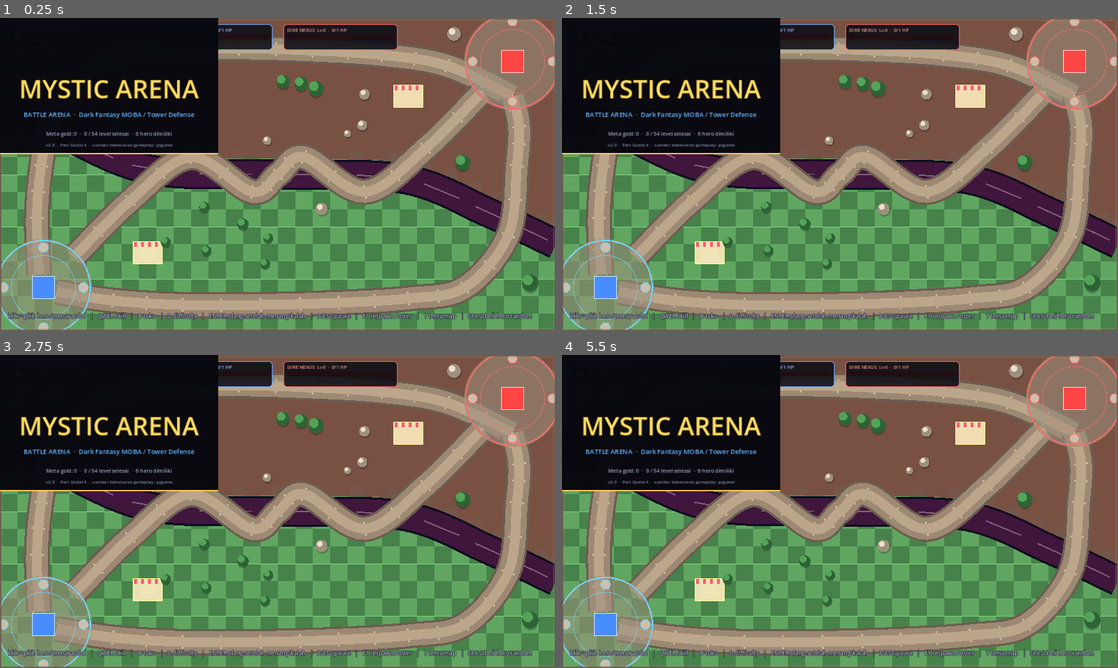
Above: before the commit, frames 1-4 (two rows, left to right).
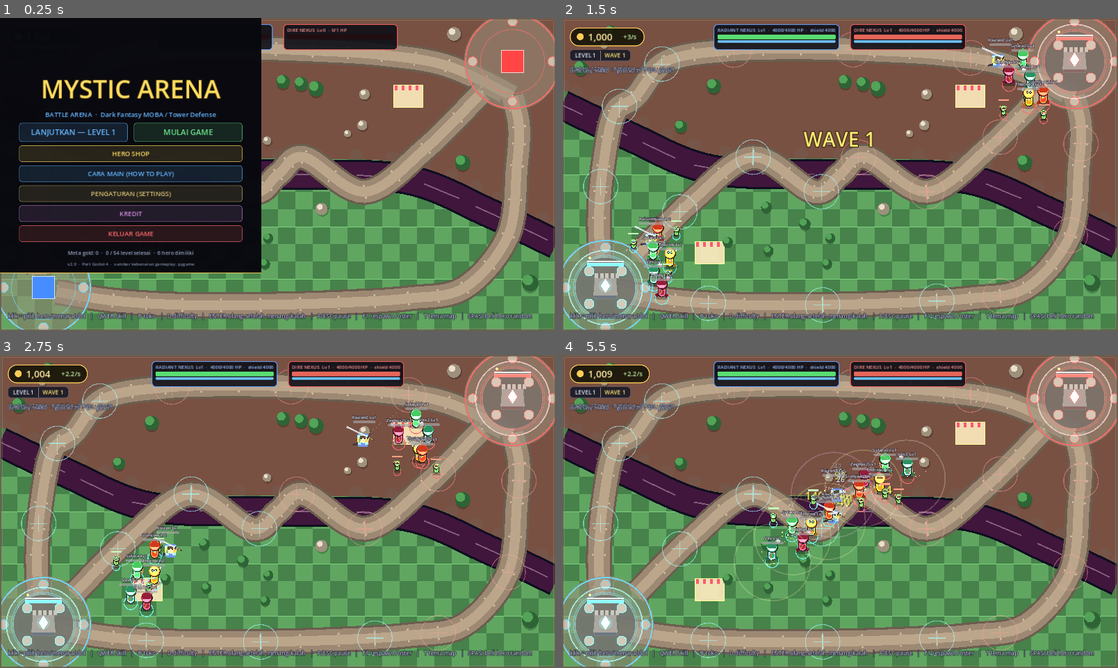
Above: after the commit, the same moments.

Repository: dharmawantoxi/mystic-arena
Game: Godot game, scene res://scenes/main.tscn
Two runs of this game, one before a commit and one after it. Both use one fixed random seed, a clock stepped at 60 frames per second and the inputs below.
Inputs (mouse positions are in pixels of both pictures, inside the frame that each line leads up to):
- Up to frame 1 (0.25 s): no input
- Up to frame 2 (1.5 s): click (634, 133) at 0.5 s, where only the run after the commit has a clickable "LANJUTKAN — LEVEL 1"; tap Enter (restart_match) at 1.25 s; move the mouse to (962, 158) at 1.27 s; hold D (cycle_difficulty) from 1.28 s (still down); click (962, 158) at 1.42 s
- Up to frame 3 (2.75 s): tap B (toggle_shop) at 1.52 s; release D (cycle_difficulty) at 2 s; drag from (166, 527) to (250, 574) at 2.02 s
- Up to frame 4 (5.5 s): move the mouse to (895, 442) at 2.77 s; tap F at 2.85 s; click (895, 442) at 2.92 s; drag from (812, 574) to (673, 464) at 3.52 s; move the mouse to (1006, 558) at 4.27 s; tap Keypad Enter at 4.35 s; click (1006, 558) at 4.42 s; tap B (toggle_shop) at 4.52 s; drag from (673, 464) to (756, 433) at 5.02 s

The runs differ from the first frame. In frame 1, 26% of the frame differs, in the area x 0-47%, y 0-82%; in frame 2, 24%; in frame 3, 23%; in frame 4, 24%.
Error before the commit: Parse Error: not all arguments converted during string formatting in operator %. (res://scripts/autoload/AudioManager.gd:65)

Commit message:
fix: GDScript parse errors - string formatting and None identifier
- AudioManager.gd: fix operator % precedence with string concatenation
  (push_warning had '" + "..." % var' which caused 'not all arguments converted')
- Main.gd: fix Python None -> GDScript null, and fix nested % formatting
  in ternary that could cause parse errors
- ShopPanel.gd: fix similar string concatenation + % patterns
- GameManager.gd: fix nested % in ternary for scaling text

Fixes: Parser Error not all arguments converted, Identifier None not declared,
       Failed to compile depended scripts, Nil play_sfx

Co-authored-by: arena-agent <297053741+arena-agent@users.noreply.github.com>

Diff:
--- a/godot/scenes/main/Main.gd
+++ b/godot/scenes/main/Main.gd
@@ -267,7 +267,7 @@
 		return
 	if active_boss != null:
 		if not is_instance_valid(active_boss) or bool(active_boss.get("is_dead")):
-			active_boss = None
+			active_boss = null
 		else:
 			return # satu boss aktif pada satu waktu, sama seperti pygame
 	if not pending_mini_bosses.is_empty():
@@ -278,8 +278,8 @@
 		if GameManager.enemy_scaling_enabled:
 			active_boss.apply_scaling(GameManager.enemy_hp_mult,
 				GameManager.enemy_damage_mult, GameManager.enemy_speed_mult)
-		print("[Main] MINI BOSS %s turun ke mid lane%s" % [boss_type,
-			" (scaling x%.2f)" % GameManager.enemy_hp_mult if GameManager.enemy_scaling_enabled else ""])
+		var scaling_txt: String = (" (scaling x%.2f)" % GameManager.enemy_hp_mult) if GameManager.enemy_scaling_enabled else ""
+		print("[Main] MINI BOSS %s turun ke mid lane%s" % [boss_type, scaling_txt])
 		return
 	if not true_boss_spawned and red_towers_destroyed >= TRUE_BOSS_TOWER_KILLS:
 		var lv: Dictionary = BossDB.get_level(GameManager.level_number)
--- a/godot/scenes/ui/ShopPanel.gd
+++ b/godot/scenes/ui/ShopPanel.gd
@@ -289,9 +289,7 @@
 			var ti: Dictionary = TowerDB.type_info(str(tt))
 			var b := _make_button("%s %s — %d g" % [
 					str(ti.get("icon", "")), str(ti.get("name", tt)), cost],
-				"%s\n%s\nCatatan: stat Lv1 semua jalur sama (Archer Lv1); "
-				% [str(ti.get("desc", "")), str(ti.get("special", ""))]
-				+ "kekuatannya baru muncul setelah upgrade ke Lv2.",
+				"%s\n%s\nCatatan: stat Lv1 semua jalur sama (Archer Lv1); kekuatannya baru muncul setelah upgrade ke Lv2." % [str(ti.get("desc", "")), str(ti.get("special", ""))],
 				_build_tower.bind(str(tt)), GameManager.gold >= cost)
 			b.custom_minimum_size = Vector2(320, 34)
 			grid.add_child(b)
@@ -474,9 +472,7 @@
 			_buy_hero.bind(htype), GameManager.gold >= cost)
 		b.custom_minimum_size = Vector2(320, 30)
 		grid.add_child(b)
-	_add_label("Hero lain (%d total di heroes.json) terbuka lewat progres level — "
-		% HeroDB.get_all_types().size()
-		+ "lihat SaveManager.unlocked_heroes.", COL_DIM, 11)
+	_add_label("Hero lain (%d total di heroes.json) terbuka lewat progres level — lihat SaveManager.unlocked_heroes." % HeroDB.get_all_types().size(), COL_DIM, 11)
 
 
 func _buy_hero(hero_type: String) -> void:
@@ -507,8 +503,7 @@
 	else:
 		_add_label("Nexus sudah level maksimum.", COL_DIM)
 	if bool(nx.get("shield_active")) and bool(nx.get("free_shield_active")):
-		_add_label("Castle Shield GRATIS aktif (sampai wave 10) — damage tersisa "
-			+ "dikurangi %.0f%%." % (float(nx.get("shield_damage_reduction")) * 100.0),
+		_add_label("Castle Shield GRATIS aktif (sampai wave 10) — damage tersisa dikurangi %.0f%%." % (float(nx.get("shield_damage_reduction")) * 100.0),
 			Color(0.6, 0.85, 1.0), 11)
 	if nx.can_buy_shield():
 		var cost: int = nx.shield_cost()
--- a/godot/scripts/autoload/AudioManager.gd
+++ b/godot/scripts/autoload/AudioManager.gd
@@ -61,8 +61,7 @@
 func _scan_sounds() -> void:
 	var dir := DirAccess.open(SOUNDS_DIR)
 	if dir == null:
-		push_warning("[AudioManager] %s belum ada — jalankan tools/convert_to_godot.py "
-			+ "agar 24 file .wav disalin. Audio no-op sampai itu." % SOUNDS_DIR)
+		push_warning("[AudioManager] %s belum ada — jalankan tools/convert_to_godot.py agar 24 file .wav disalin. Audio no-op sampai itu." % SOUNDS_DIR)
 		return
 	dir.list_dir_begin()
 	var file := dir.get_next()
--- a/godot/scripts/autoload/GameManager.gd
+++ b/godot/scripts/autoload/GameManager.gd
@@ -345,9 +345,10 @@
 	# Hook BGM per level (levels.json["bgm_track"]; pygame main.py:521).
 	# AudioManager no-op + log kalau aset wav belum disalin converter.
 	AudioManager.play_bgm(str(lv_data.get("bgm_track", "bgm_battle.wav")))
+	var scaling_txt: String = (" · enemy scaling x%.2f HP" % enemy_hp_mult) if enemy_scaling_enabled else ""
 	print("[GameManager] Start Level %d%s — gold %d (%s/s, %s)%s" % [
 		lv, " (replay)" if replay else "", gold, format_gold_rate(gold_per_second),
-		difficulty, " · enemy scaling x%.2f HP" % enemy_hp_mult if enemy_scaling_enabled else ""])
+		difficulty, scaling_txt])
 	level_started.emit(lv)
 	# call_deferred: antrian deferred itu FIFO — Main._on_level_started sudah
 	# mengantri _start_battle (bersihkan arena lama + spawn nexus/hero) lebih
